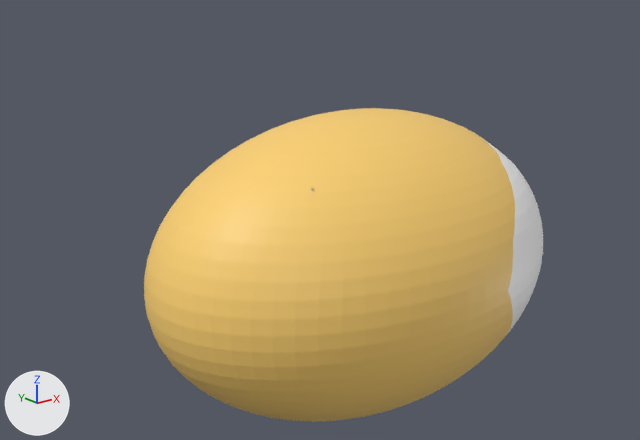
An edit to the OBJ model DirectXGame/Resources/head/head.obj, drawn before and after from the same camera.
Rendered twice from a 50 mm lens placed at (-3.7, -4.23, 2.03), pointed at (-0.19, 0.16, 0.28). Every picture has the same lights, and +X, +Y and +Z are marked at lower left. Where no turn or scale is listed for an object, it has been applied to the vertices.

In view in the first picture: '目'.
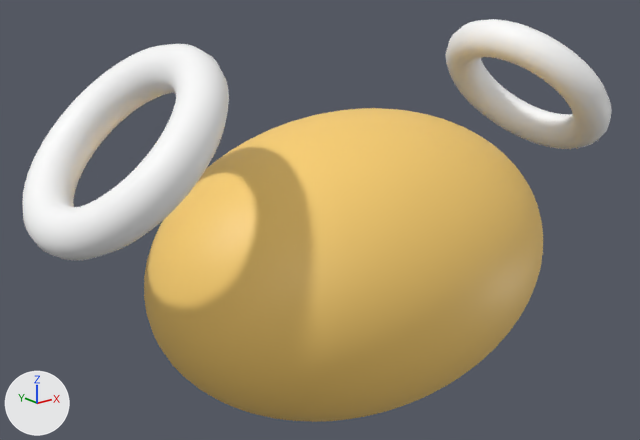
The change, as a diff of the scene's bpy script:
```diff
--- a/DirectXGame/Resources/head/head.obj.py
+++ b/DirectXGame/Resources/head/head.obj.py
@@ me_目 @@
 # used by ob_目; location = (0.0, 0.0, 0.0)
-me_目.from_pydata(...)  # 5958 vertices, 11904 faces; spans x -1.5..1.5, y -1.0..1.0, z -1.0..1.0
+me_目.from_pydata(...)  # 7110 vertices, 14208 faces; spans x -2.16..2.16, y -1.0..1.0, z -1.0..1.51
+# me_目 part 1: a new loose piece of 576 vertices spanning x 1.14..2.16, y -0.67..0.67, z 0.49..1.51, in mat_マテリアル (picture img_head_color_png)
+# me_目 part 2: a new loose piece of 576 vertices spanning x -2.16..-1.14, y -0.67..0.67, z 0.49..1.51, in mat_マテリアル (picture img_head_color_png)
+# me_目 part 3: 11887 kept faces spanning x -1.5..1.5, y -1.0..1.0, z -1.0..1.0 get new texture (UV) coordinates
 me_目.materials.append(mat_マテリアル)
```

Where the change shows, as pixel boxes (x1, y1, x2, y2) in the pictures (640 x 440 px):
'目', reshaped (48% wider, 28% taller)
    before: (144, 108, 543, 422)
    after: (22, 19, 612, 422)
part 1 of me_目, added
    after: (446, 19, 612, 149)
part 2 of me_目, added
    after: (22, 44, 229, 260)
part 3 of me_目, surface changed
    both: (144, 132, 543, 382)
